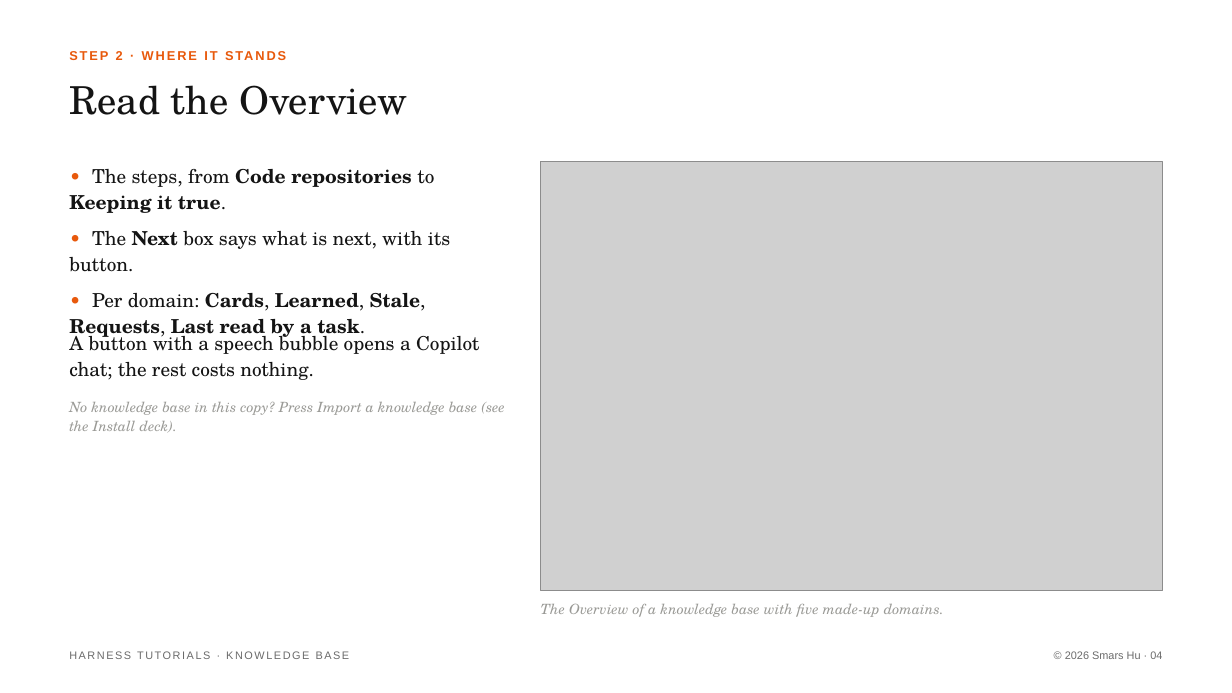
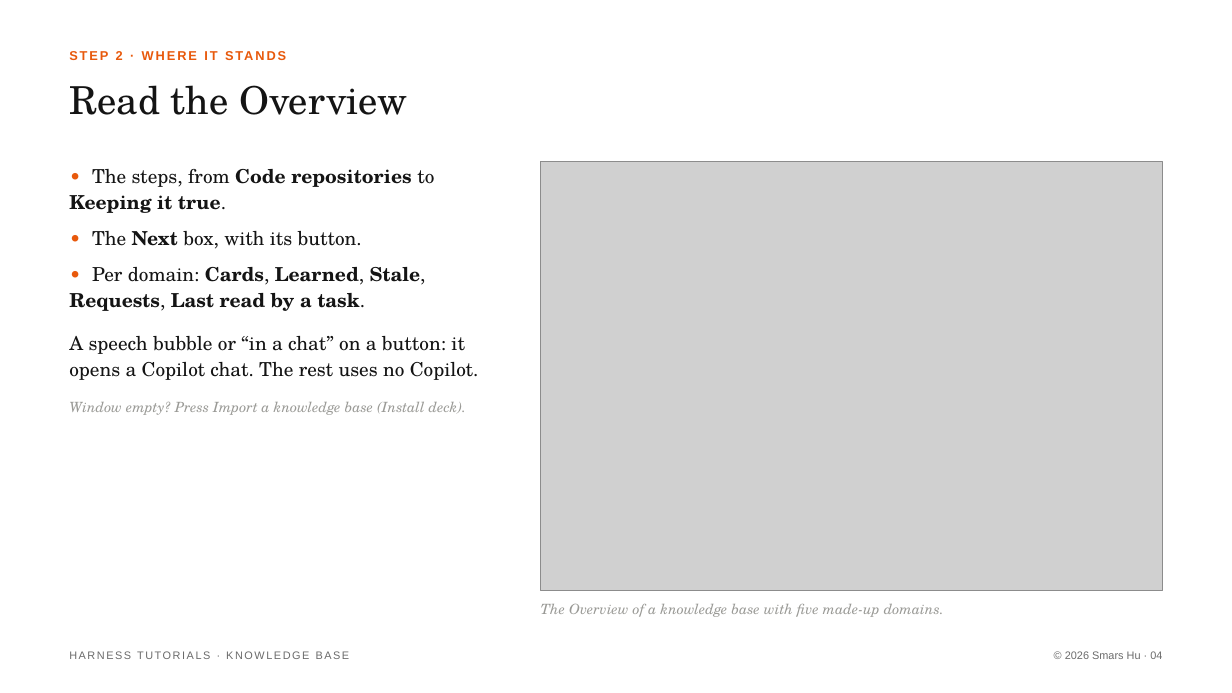
Before and after one commit to Smars-Bin-Hu/ai-exploration, a slide deck: slide 4 of source/tutorials/5_kb.pptx. Drawn at 1232x693 pixels with LibreOffice and Linux fonts; fonts in the diff are those of the drawing; grey boxes stand for pictures. Boxes give left, top, right and bottom in pixels: in the first picture for what was removed or moved away, otherwise in the second. Text is boxed around its words. In the diff, an @@ line names an element or a change of style, - is before the commit and + after.

```diff
--- a/source/tutorials/5_kb.pptx
+++ b/source/tutorials/5_kb.pptx
@@ text at bbox=[92, 231, 362, 249]: text changed @@
-• The Next box says what is next, with its button.
+• The Next box, with its button.
@@ text at bbox=[69, 336, 479, 380]: text changed @@
-A button with a speech bubble opens a Copilot chat; the rest costs nothing.
+A speech bubble or “in a chat” on a button: it opens a Copilot chat. The rest uses no Copilot.
@@ text at bbox=[69, 402, 466, 415]: text changed @@
-No knowledge base in this copy? Press Import a knowledge base (see the Install deck).
+Window empty? Press Import a knowledge base (Install deck).
```
Also in this commit, not shown: 4 other slides changed, 2 other files.
